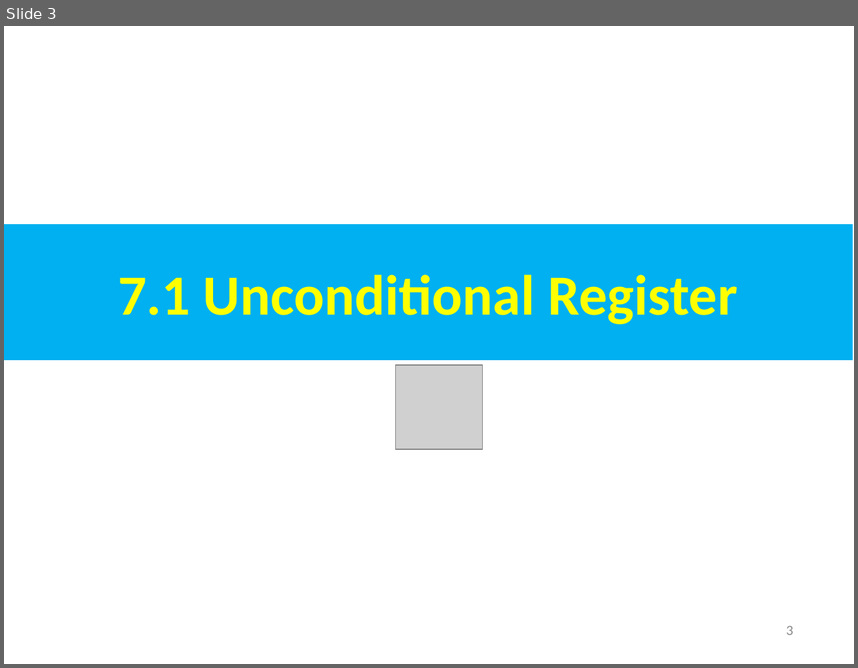
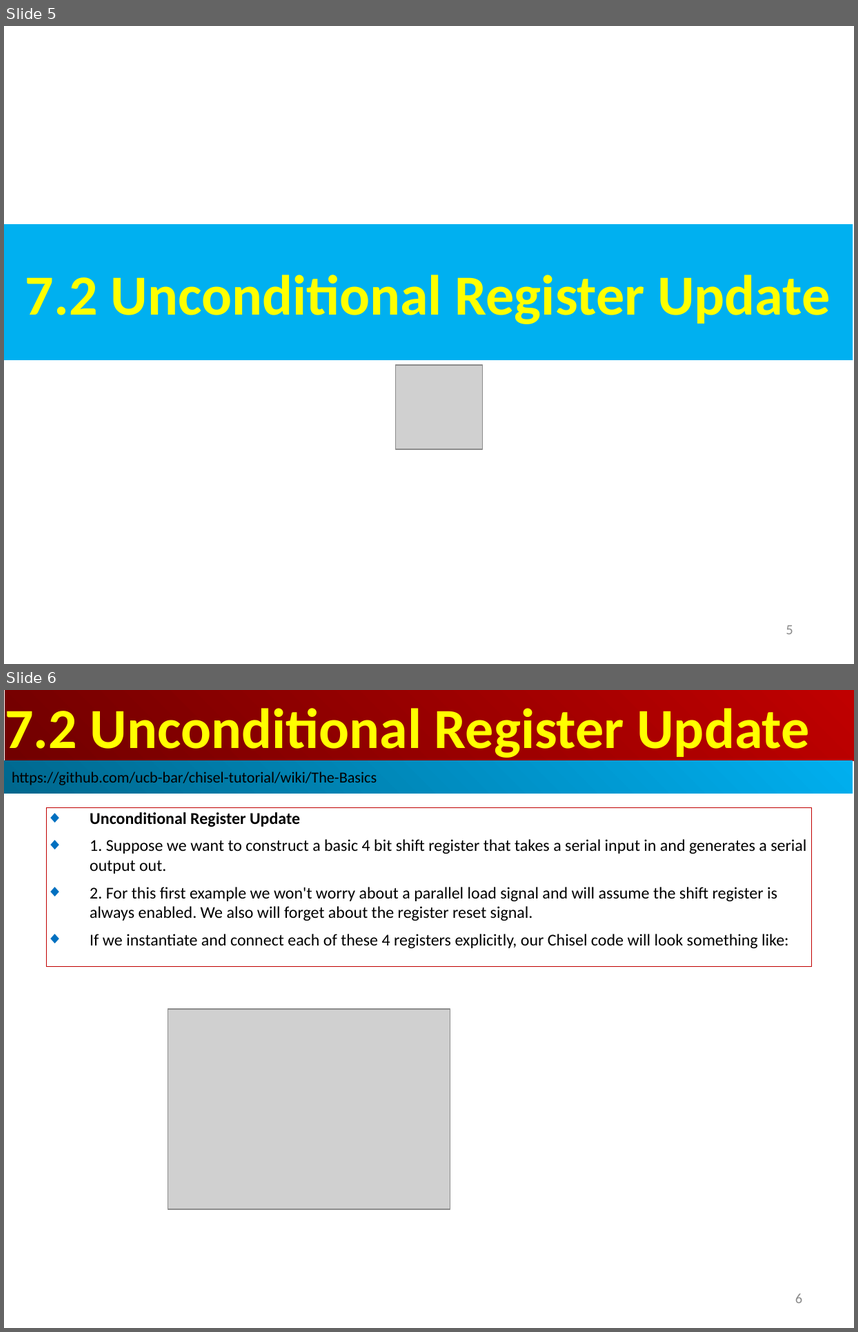
Before and after one commit to peterhchen/AIU_CS800_Chisel, a slide deck: 700_Dev_Guide/007_Register/000_Video/007_Register.ppt. Shown one above the other, each under a label of ours: slide 3 before the commit, slides 5 and 6 after it. The pictures are 858x668 and 858x1332 pixels, drawn with LibreOffice and Linux fonts; fonts in the diff are those of the drawing; grey boxes stand for pictures. Boxes give left, top, right and bottom in pixels: in the first picture for what was removed or moved away, otherwise in the second. Text is boxed around its words. In the diff, an @@ line names an element or a change of style, - is before the commit and + after.

```diff
--- a/700_Dev_Guide/007_Register/000_Video/007_Register.ppt
+++ b/700_Dev_Guide/007_Register/000_Video/007_Register.ppt
@@ slide 6 added at (x1=4, y1=690, x2=854, y2=1328), background #FFFFFF @@
@@ rectangle added at (x1=5, y1=690, x2=854, y2=760), fill gradient #BF0000 to #710000, 48 pt, text #FFFF00, bold @@
+7.2 Unconditional Register Update
@@ rectangle added at (x1=4, y1=760, x2=853, y2=793), fill gradient #00AFEF to #00688E, 13 pt, text #000000 @@
+https://github.com/ucb-bar/chisel-tutorial/wiki/The-Basics
@@ rectangle added at (x1=47, y1=807, x2=811, y2=966), outline #C00000 0.74 pt, 14 pt, text #000000 @@
+◆ Unconditional Register Update
+◆ 1. Suppose we want to construct a basic 4 bit shift register that takes a serial input in and generates a serial output out.
+◆ 2. For this first example we won't worry about a parallel load signal and will assume the shift register is always enabled. We also will forget about the register reset signal.
+◆ If we instantiate and connect each of these 4 registers explicitly, our Chisel code will look something like:
@@ picture added at (x1=168, y1=1009, x2=450, y2=1209) @@
@@ page number added at (x1=795, y1=1293, x2=802, y2=1303), 12 pt, text #8B8B8B @@
+6
@@ what was slide 3 is now slide 5 @@
@@ slide 5 changed as well @@
@@ text in rectangle at (x1=25, y1=274, x2=830, y2=324): text changed @@
-7.1 Unconditional Register
+7.2 Unconditional Register Update
@@ page number at (x1=786, y1=625, x2=793, y2=634): text changed @@
-3
+5
```
Also in this commit, not shown: 1 other slide changed, 12 other slides added.
